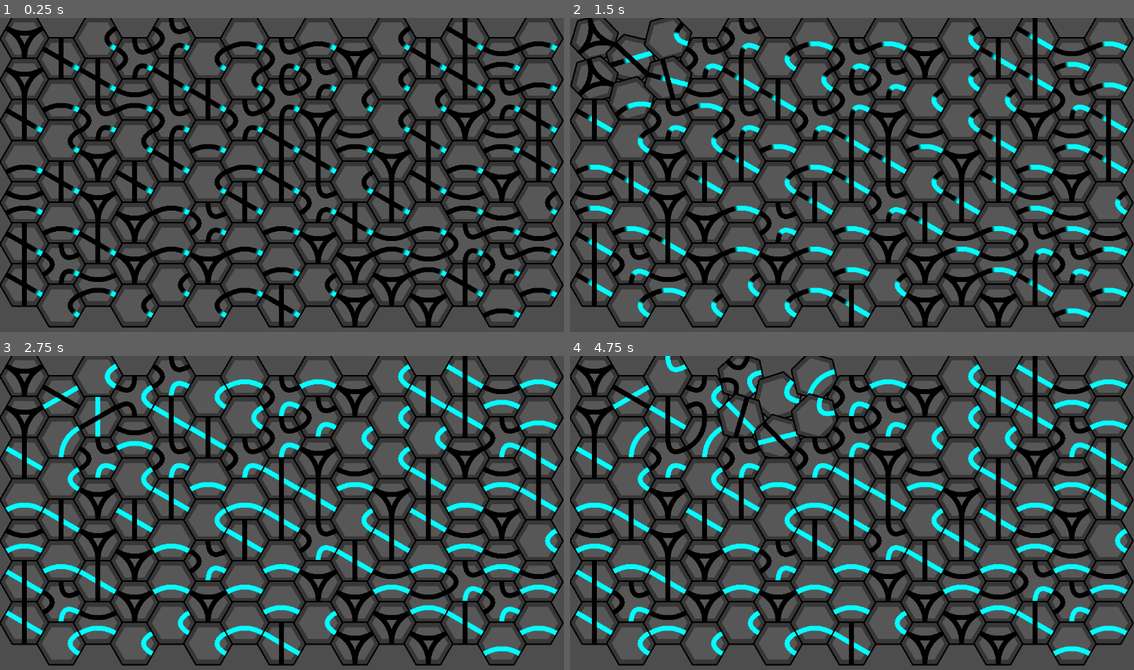
Above: before the commit, frames 1-4 (two rows, left to right).
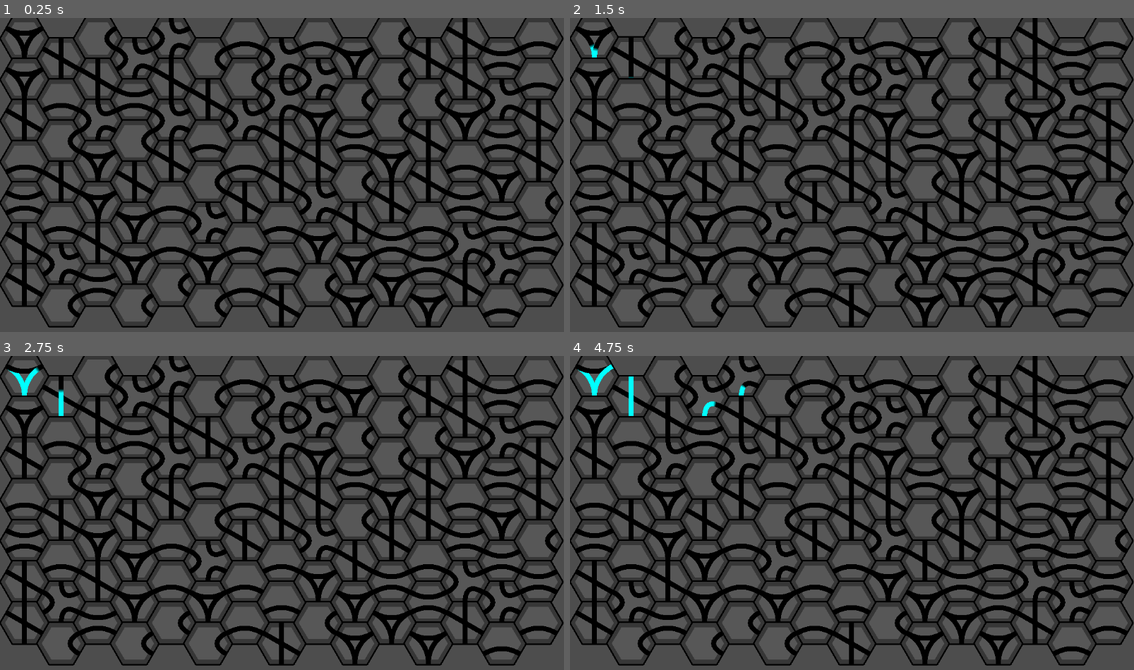
Above: after the commit, the same moments.

Repository: Nemleck/overflowed
Game: Godot game, scene res://scenes/game.tscn
The game is run twice, just before and just after one commit, with the same random seed, the same clock (stepped at 60 frames per second) and the same inputs.
Inputs (mouse positions are in pixels of both pictures, inside the frame that each line leads up to):
- Up to frame 1 (0.25 s): no input
- Up to frame 2 (1.5 s): move the mouse to (592, 39) at 0.52 s; click (592, 39) at 0.6 s; move the mouse to (632, 58) at 1.27 s; click (632, 58) at 1.35 s
- Up to frame 3 (2.75 s): move the mouse to (95, 377) at 2.02 s; click (95, 377) at 2.1 s
- Up to frame 4 (4.75 s): move the mouse to (705, 396) at 2.77 s; click (705, 396) at 2.85 s; move the mouse to (739, 377) at 3.52 s; click (739, 377) at 3.6 s; move the mouse to (778, 396) at 4.27 s; click (778, 396) at 4.35 s

The runs differ from the first frame. In frame 1, 1.9% of the frame differs, in the area x 6-99%, y 7-96%; in frame 2, 7.7%; in frame 3, 9.6%; in frame 4, 11%, in the area x 0-99%, y 0-96%.

Commit message:
Flow functionnal

Diff:
--- a/overflowed/scenes/load_level.gd
+++ b/overflowed/scenes/load_level.gd
@@ -55,25 +55,25 @@
 				# Neighbors
 				if x > 0 and map[y][x-1] != null:
 					if x % 2 == 1:
-						polygon.add_neighbor(map[y][x-1], 4)
+						polygon.add_neighbor(map[y][x-1], 3)
 					else:
-						polygon.add_neighbor(map[y][x-1], 5)
+						polygon.add_neighbor(map[y][x-1], 2)
 
 				if y > 0 and map[y-1][x] != null:
-					polygon.add_neighbor(map[y-1][x], 3)
+					polygon.add_neighbor(map[y-1][x], 4)
 
 				if x > 0 and y > 0 and map[y-1][x-1] != null:
 					if x % 2 == 0:
-						polygon.add_neighbor(map[y-1][x-1], 4)
+						polygon.add_neighbor(map[y-1][x-1], 3)
 
 				if x < 14 and y > 0 and map[y-1][x+1] != null:
 					if x % 2 == 0:
-						polygon.add_neighbor(map[y-1][x+1], 2)
+						polygon.add_neighbor(map[y-1][x+1], 5)
 
 			var choice = randi_range(0, len(pipe_configs)-1)
 
 			for pipe_entries in pipe_configs[choice]:
-				polygon.get_node("pipes").pipes.append({"entries": pipe_entries, "flow": {"flowing": true, "percentage": 0, "from": 0, "to": 1}})
+				polygon.get_node("pipes").pipes.append({"entries": pipe_entries, "flow": {"flowing": false, "percentage": 0, "from": 0, "to": 1}})
 
 			polygon._set_order(order)
 
--- a/overflowed/scenes/pipes.gd
+++ b/overflowed/scenes/pipes.gd
@@ -41,6 +41,16 @@
 
 	return result
 
+func flow(n):
+	for pipe in pipes:
+		if n in pipe["entries"]:
+			var n2 = n
+			for entry in pipe["entries"]:
+				if n != entry:
+					n2 = entry
+			print_debug(n, n2)
+			pipe["flow"] = {"flowing": true, "percentage": 0, "from": n, "to": n2}
+
 func _generate_pipe(order: int, pipe_JSON):
 	var n1 = pipe_JSON["entries"][0]
 	var n2 = pipe_JSON["entries"][1]
--- a/overflowed/scenes/polygon.gd
+++ b/overflowed/scenes/polygon.gd
@@ -28,6 +28,9 @@
 
 @onready
 var pipes = self.get_node("pipes")
+
+func flow(n):
+	self.pipes.flow(n)
 
 func add_neighbor(node: Polygon, n: int):
 	self.neighbors[n] = node
@@ -63,6 +66,9 @@
 	draggable = false
 	scale = Vector2(1, 1)
 
+func opposite_side(n):
+	return (n+3) % 6
+
 # Called every frame. 'delta' is the elapsed time since the previous frame.
 func _process(delta: float) -> void:
 	if self.to_rotate != 0:
@@ -90,12 +96,14 @@
 			if pipe["flow"]["percentage"] >= 100: # End flowing
 				pipe["flow"]["flowing"] = false
 
-				pipes.pipes
+				if pipe["flow"]["to"] in self.neighbors.keys():
+					self.neighbors[pipe["flow"]["to"]].flow(opposite_side(pipe["flow"]["to"]))
 
 			pipes.redraw()
 
 	if draggable and Input.is_action_just_pressed("click") and queue < 5:
-		self.queue += 1
+		#self.queue += 1
+		self.pipes.flow(1)
 
 	if self.to_rotate == 0 and queue > 0:
 		self.queue -= 1
